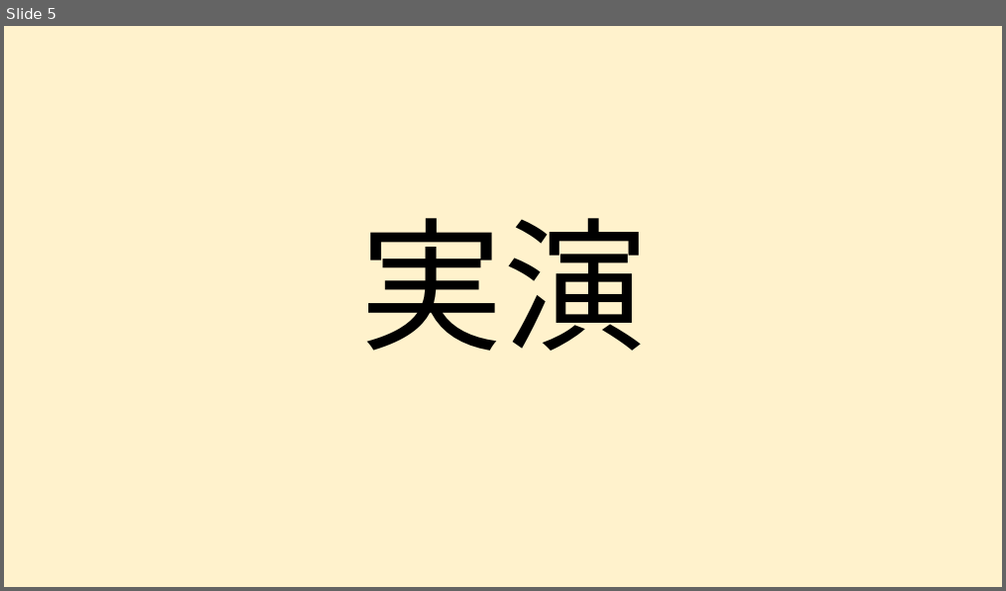
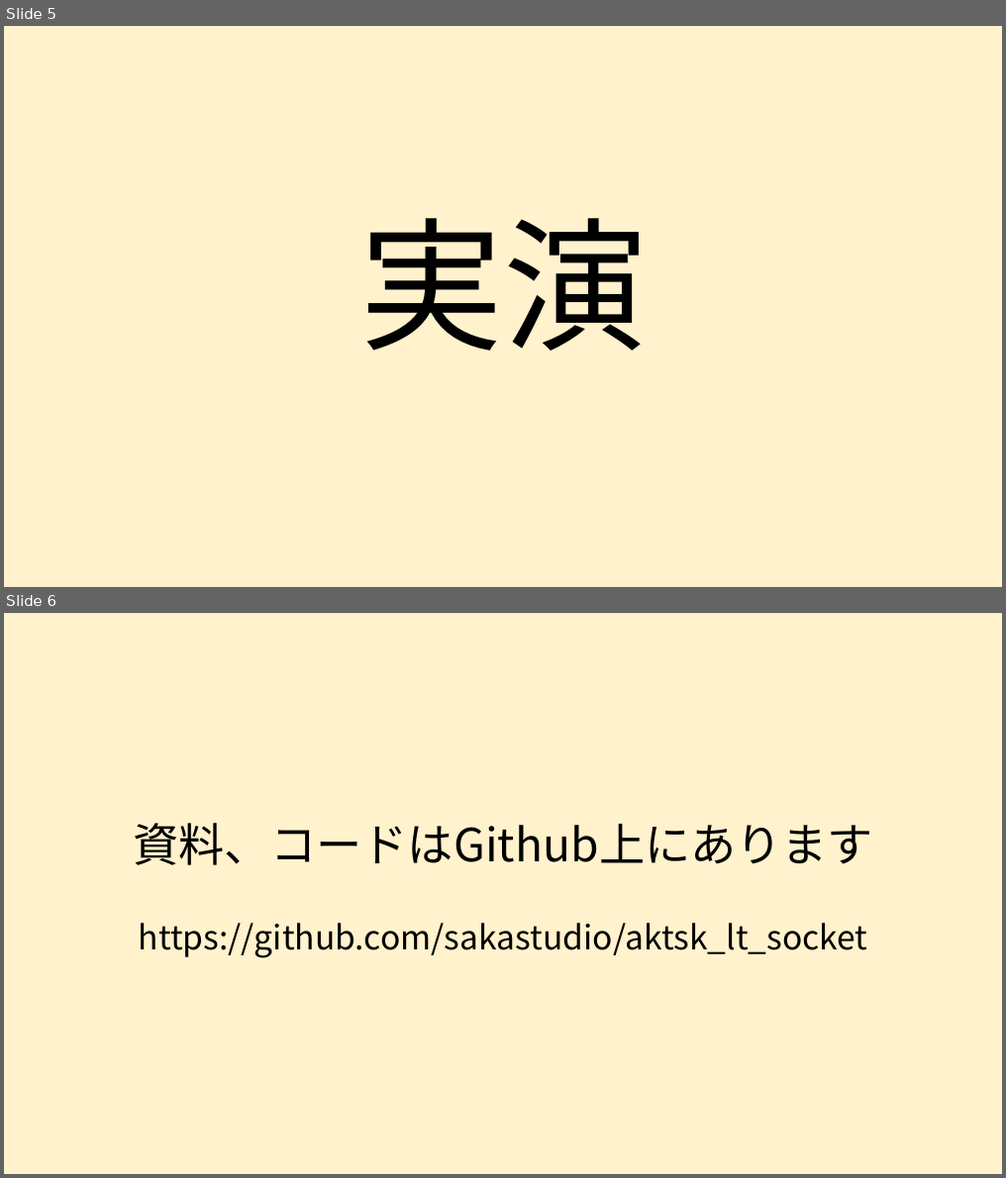
Before and after one commit to sakastudio/aktsk_lt_socket, a slide deck: lt.pptx. Shown one above the other, each under a label of ours: slide 5 before the commit, slides 5 and 6 after it. The pictures are 1006x591 and 1006x1178 pixels, drawn with LibreOffice and Linux fonts; fonts in the diff are those of the drawing. Boxes give left, top, right and bottom in pixels: in the first picture for what was removed or moved away, otherwise in the second. Text is boxed around its words. In the diff, an @@ line names an element or a change of style, - is before the commit and + after.

```diff
--- a/lt.pptx
+++ b/lt.pptx
@@ slide 6 added at [4, 613, 1002, 1174], background #FFF2CC @@
@@ title added at [134, 823, 874, 959], 32 pt, text #000000 @@
+資料、コードはGithub上にあります
+https://github.com/sakastudio/aktsk_lt_socket
```
